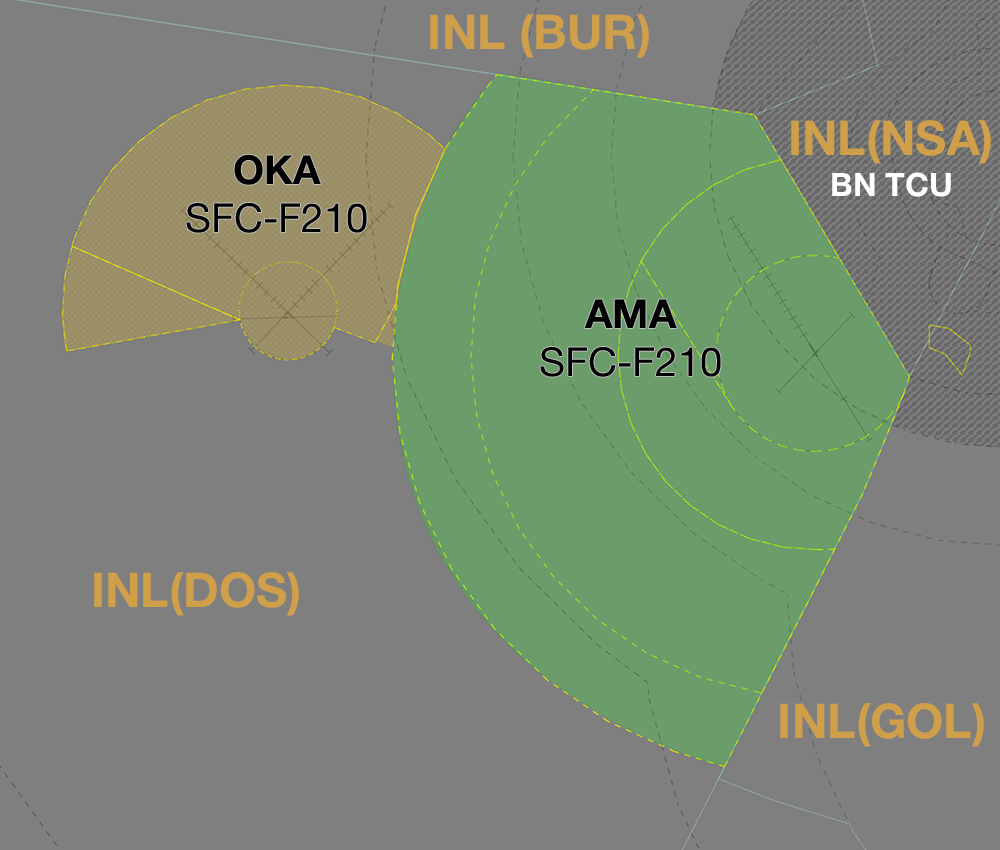
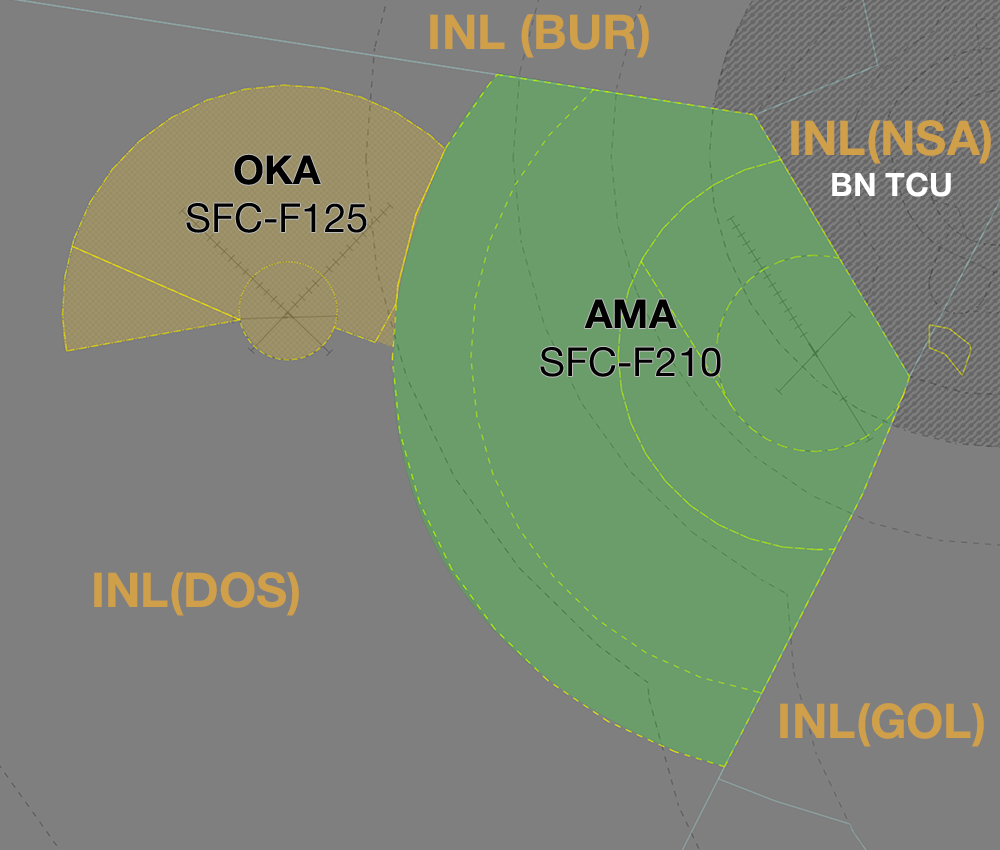
Layers edited between the first and the second w=1000, h=850 image:
renamed "OKA SFC-F210" to "OKA SFC-F125", painted on it over box(301, 202, 367, 233)